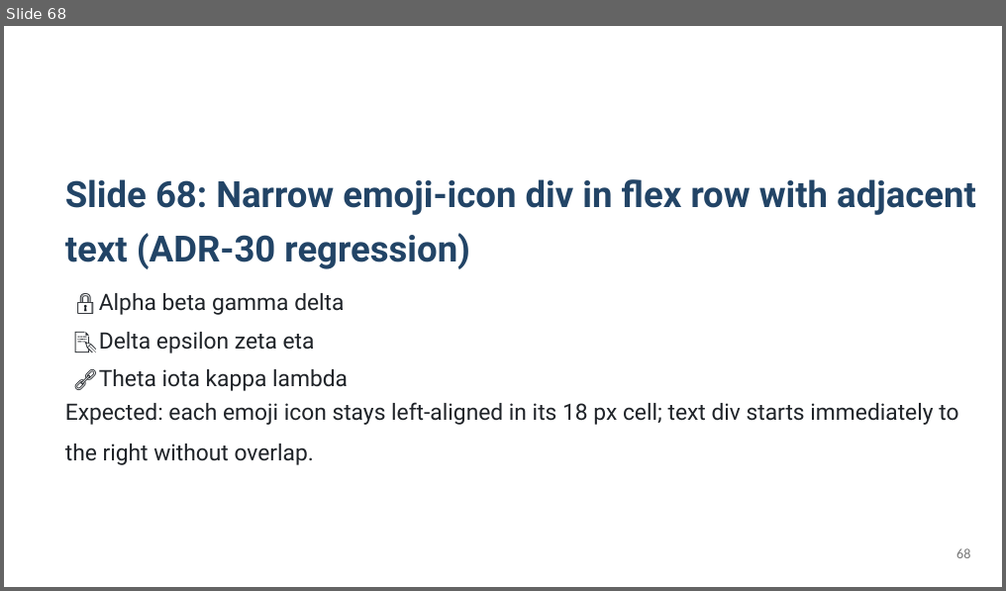
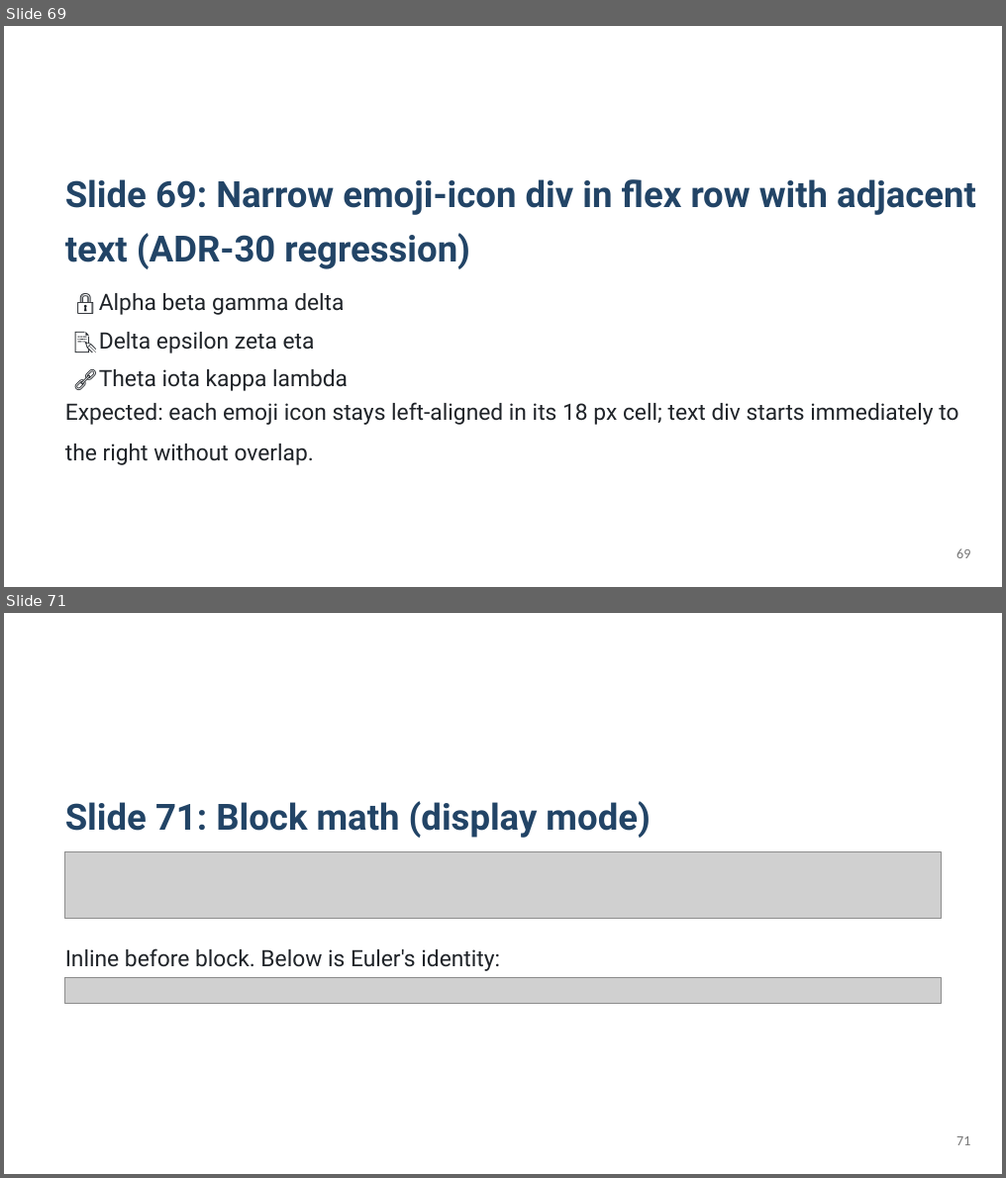
Before and after one commit to KatsuYuzu/marp-to-editable-pptx, a slide deck: output-pptx/test-output.pptx. Shown one above the other, each under a label of ours: slide 68 before the commit, slides 69 and 71 after it; the slides between them are not shown. The pictures are 1006x591 and 1006x1178 pixels, drawn with LibreOffice and Linux fonts; fonts in the diff are those of the drawing; grey boxes stand for pictures. Boxes give left, top, right and bottom in pixels: in the first picture for what was removed or moved away, otherwise in the second. Text is boxed around its words. In the diff, an @@ line names an element or a change of style, - is before the commit and + after.

```diff
--- a/output-pptx/test-output.pptx
+++ b/output-pptx/test-output.pptx
@@ slide 71 added at <box>4,613,1002,1174</box>, background #FFFFFF @@
@@ text added at <box>65,801,649,838</box>, 34.8 pt, text #224466, bold @@
+Slide 71: Block math (display mode)
@@ picture added at <box>65,852,942,919</box> @@
@@ text added at <box>65,949,500,971</box>, 21.8 pt, text #1F2328 @@
+Inline before block. Below is Euler's identity:
@@ picture added at <box>65,977,942,1004</box> @@
@@ page number added at <box>956,1137,970,1146</box>, 13.5 pt, text #777777 @@
+71
@@ what was slide 68 is now slide 69 @@
@@ slide 69 changed as well @@
@@ text at <box>65,179,976,270</box>: text changed @@
-Slide 68: Narrow emoji-icon div in flex row with adjacent text (ADR-30 regression)
+Slide 69: Narrow emoji-icon div in flex row with adjacent text (ADR-30 regression)
@@ page number at <box>956,549,970,559</box>: text changed @@
-68
+69
```
Also in this commit, not shown: 14 other slides changed, 10 other slides added, 1 other file.
